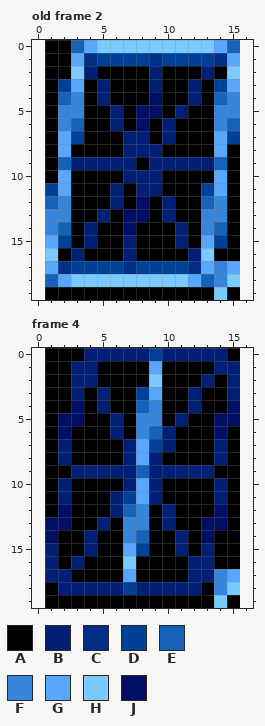
Edited in one commit: pixel-art file (img/vfd.aseprite). The first picture shows the starting point.
15x20 pixels, 20 frames. Shown: old frame 2, frame 4. The old version is drawn lined up with the new one, on the new canvas. The commit also changed other frames, which this record leaves out.
Palette (. is transparent): A #000000  B #001f75  C #003086  D #004197  E #1463b9  F #3685db  G #58a7fd  H #7ac9ff  J #000e64
Pixels before, old frame 2, first column x 1:
 0 AAEGHHHHHHHHHGE
 1 AAGCDDDDCDDDDCG
 2 AAHBAAAABAAABAH
 3 ADGABAAABAABADG
 4 AEFABAAAJAABAEF
 5 AFFAABAJJABAAFF
 6 AFEAABAJABAAAFE
 7 AGDAAABBABAAAGD
 8 AGAAAABBBAAAAGA
 9 AEBBBBBABBBBBEA
10 AGAAAABBBAAAAGA
11 DGAAABABBAAADGA
12 EFAAABAJABAAEFA
13 FFAABAJJABAAFFA
14 FEABAAJAAABAFEA
15 GDABAABAAABAGDA
16 HABAAABAAAABHAA
17 GCDDDDCDDDDCGFG
18 EGHHHHHHHHHGEFH
19 AAAAAAAAAAAAAHA
Pixels before, frame 4, first column x 1:
 0 AAABBBBBDBBBBBA
 1 AABBAAAAGAAAABB
 2 AABBAAAAHAAABAB
 3 AABABAADGAABAAB
 4 AAJABAAEFAABAAJ
 5 AJJAABAFFABAAJJ
 6 AJAAABAFEBAAAJA
 7 ABAAAABGDBAAABA
 8 ABAAAABGBAAAABA
 9 AABBBBBEBBBBBAA
10 ABAAAABGBAAAABA
11 ABAAABDGBAAAABA
12 AJAAABEFABAAAJA
13 JJAABAFFABAAJJA
14 JAABAAFEAABAJAA
15 BAABAAGDAABABAA
16 BABAAAHAAAABBAA
17 BBAAAAGAAAABBFG
18 ABBBBBDBBBBBAFH
19 AAAAAAAAAAAAAHA
The result:
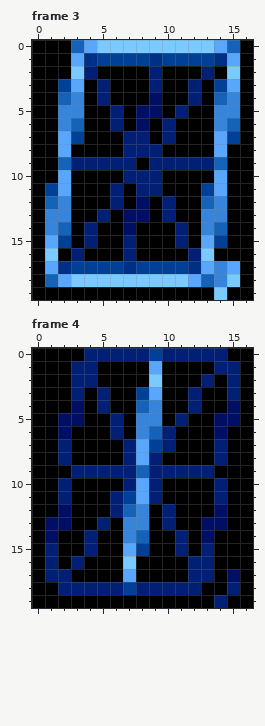
A new or re-ordered frame is compared with the old frame closest to it.
What changed:
canvas 15x20 -> 17x20, the old top-left corner now at 1,0
frames re-ordered
Changed rows in their new state; - is an unchanged pixel.
Frame 3 against old frame 2:
first column x 0:
 0 A---------------A
 1 A---------------A
 2 A---------------A
 3 A---------------A
 4 A---------------A
 5 A---------------A
 6 A---------------A
 7 A---------------A
 8 A---------------A
 9 A---------------A
10 A---------------A
11 A---------------A
12 A---------------A
13 A---------------A
14 A---------------A
15 A---------------A
16 A---------------A
17 A---------------A
18 A---------------A
19 A---------------A
Frame 4:
first column x 0:
 0 A---------------A
 1 A---------------A
 2 A---------------A
 3 A---------------A
 4 A---------------A
 5 A---------------A
 6 A---------------A
 7 A---------------A
 8 A---------------A
 9 A---------------A
10 A---------------A
11 A---------------A
12 A---------------A
13 A---------------A
14 A---------------A
15 A---------------A
16 A---------------A
17 A-------------AJA
18 A-------------ABA
19 A-------------B-A
Where, in picture pixels (left, top, right, bottom), the same in both pictures:
added: (32, 40, 45, 300)
added: (240, 40, 253, 300)
added: (32, 348, 45, 608)
changed: (214, 348, 253, 608)
